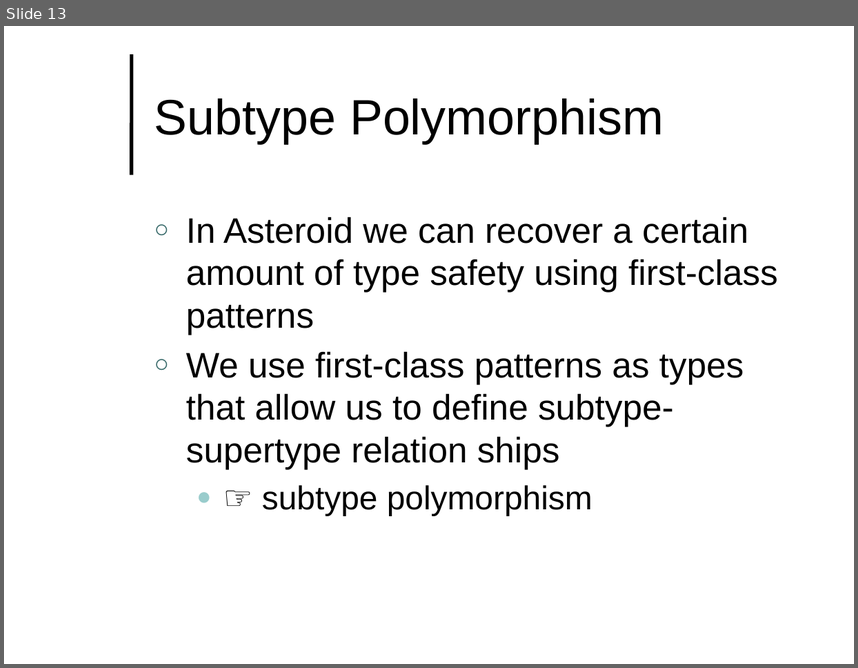
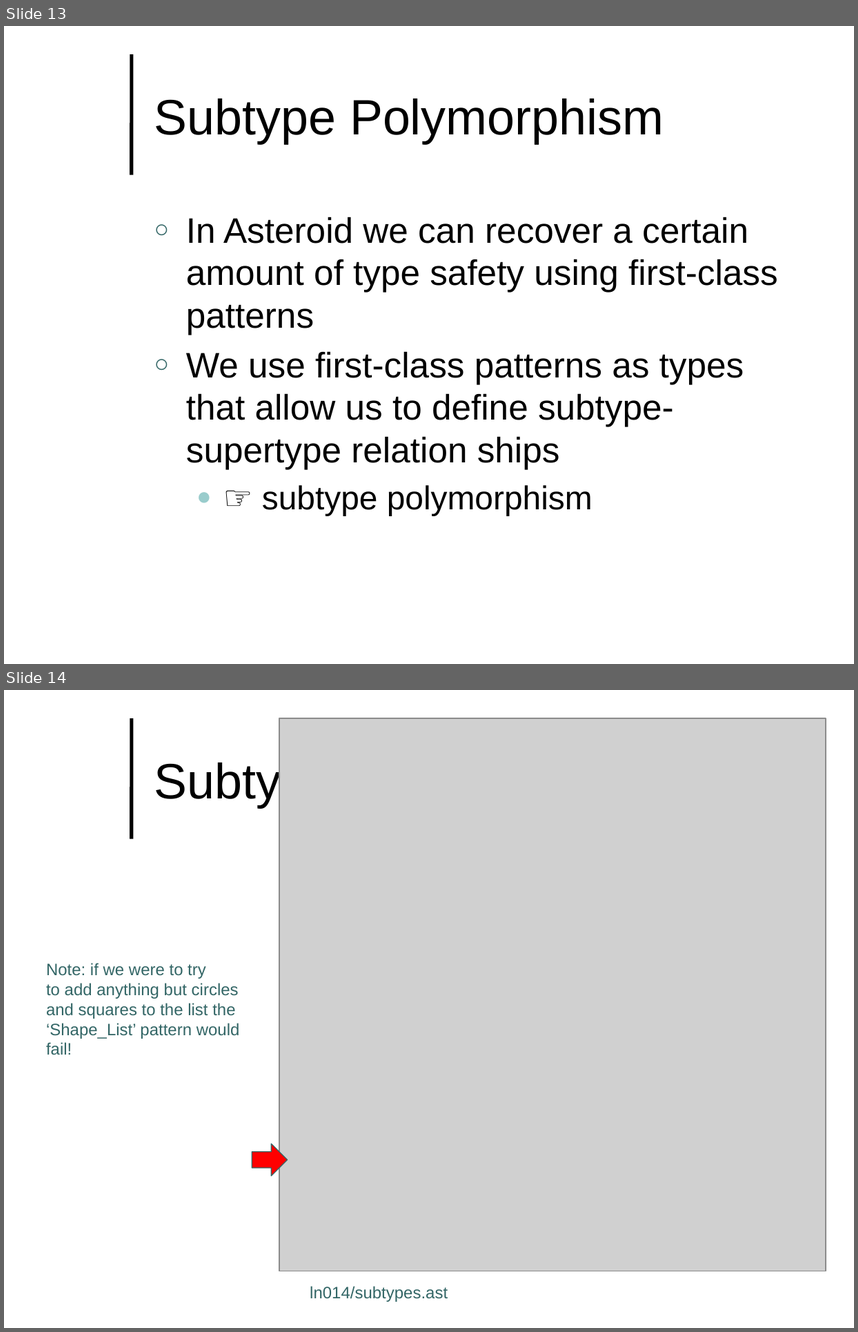
Before and after one commit to lutzhamel/CSC493, a slide deck: notes/csc493-ln016.pptx. Shown one above the other, each under a label of ours: slide 13 before the commit, slides 13 and 14 after it. The pictures are 858x668 and 858x1332 pixels, drawn with LibreOffice and Linux fonts; fonts in the diff are those of the drawing; grey boxes stand for pictures; background and template pictures are left out. Boxes give left, top, right and bottom in pixels: in the first picture for what was removed or moved away, otherwise in the second. Text is boxed around its words. In the diff, an @@ line names an element or a change of style, - is before the commit and + after.

```diff
--- a/notes/csc493-ln016.pptx
+++ b/notes/csc493-ln016.pptx
@@ slide 14 added at [4, 690, 854, 1328], background #FFFFFF; not listed: 1 template element that a slide beside it also shows @@
@@ picture added at [279, 718, 826, 1270] @@
@@ title added at [154, 759, 337, 807], 42 pt, text #000000 @@
+Subtype Polymorphism
@@ text added at [46, 963, 240, 1055], 14 pt, text #336666 @@
+Note: if we were to try
+to add anything but circles
+and squares to the list the
+‘Shape_List’ pattern would
+fail!
@@ right arrow added at [252, 1143, 288, 1175], fill #FF0000, outline #336666 0.75 pt @@
@@ text added at [310, 1285, 448, 1301], 14 pt, text #336666 @@
+ln014/subtypes.ast
```
Also in this commit, not shown: 1 other slide added, 1 slide removed, 2 other files.
